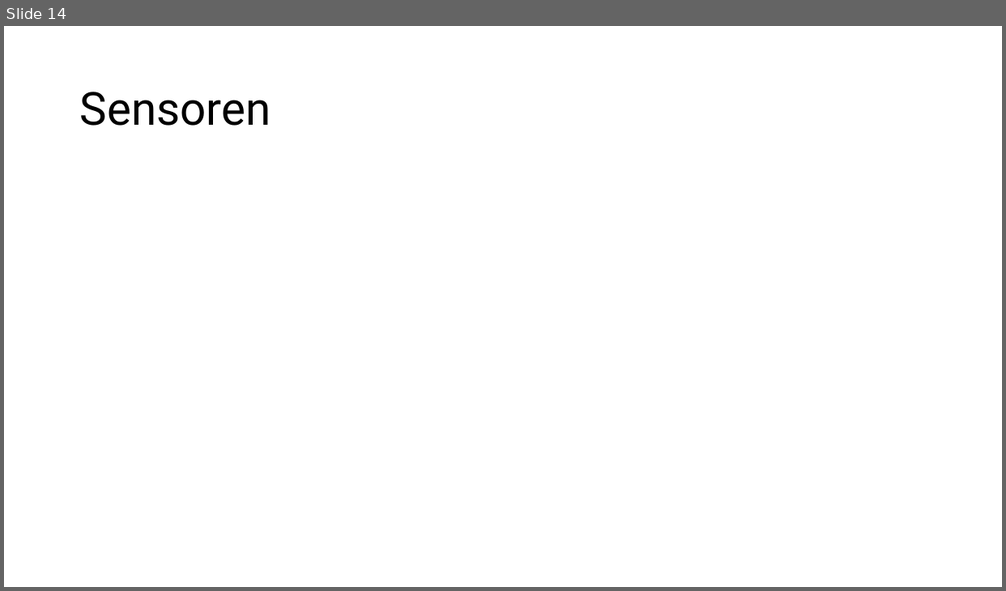
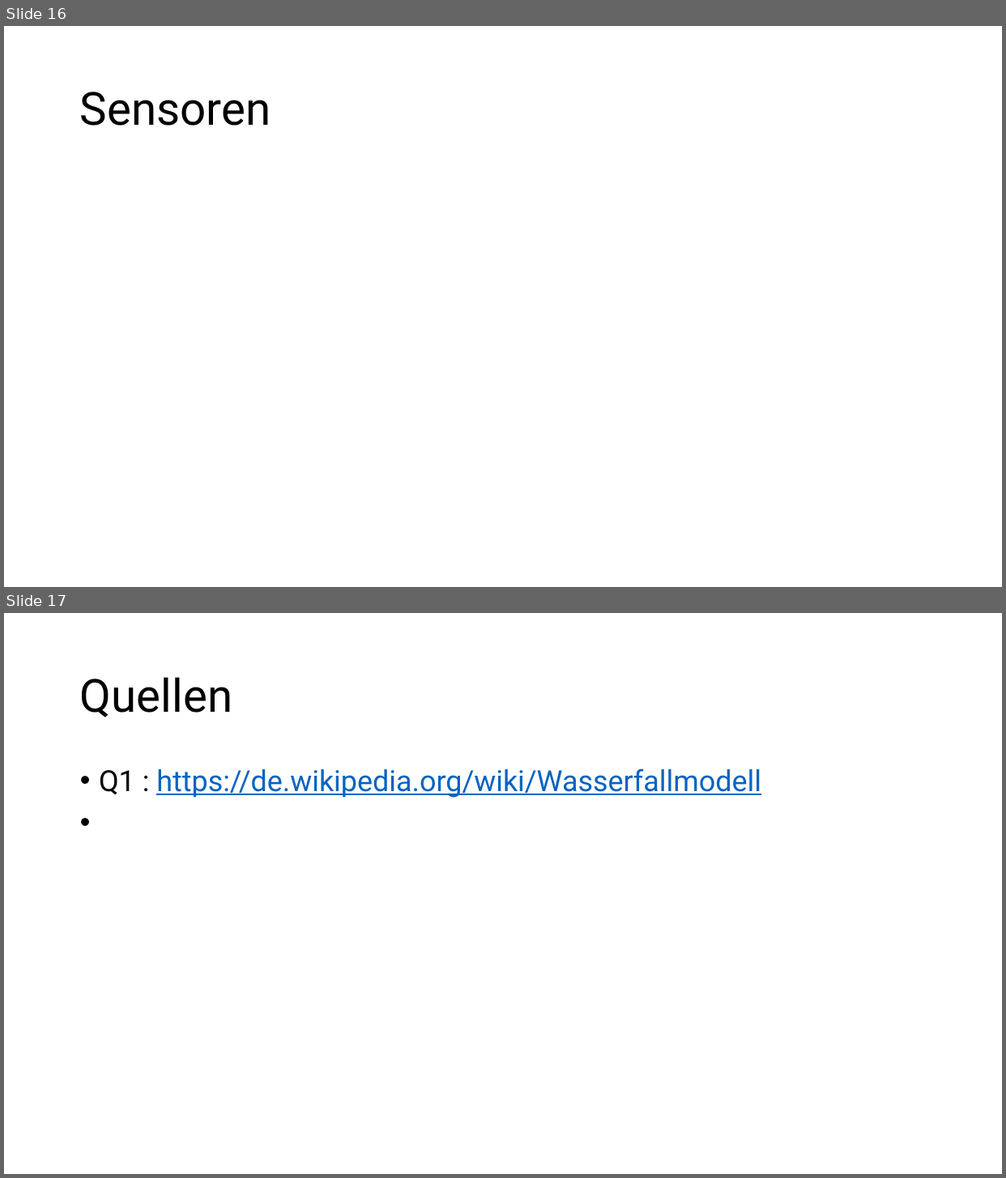
Before and after one commit to jannis1602/SmartAlarmClock, a slide deck: planung/Fachgespraech.pptx. Shown one above the other, each under a label of ours: slide 14 before the commit, slides 16 and 17 after it. The pictures are 1006x591 and 1006x1178 pixels, drawn with LibreOffice and Linux fonts; fonts in the diff are those of the drawing. Boxes give left, top, right and bottom in pixels: in the first picture for what was removed or moved away, otherwise in the second. Text is boxed around its words. In the diff, an @@ line names an element or a change of style, - is before the commit and + after.

```diff
--- a/planung/Fachgespraech.pptx
+++ b/planung/Fachgespraech.pptx
@@ slide 17 added at (x1=4, y1=613, x2=1002, y2=1174), background #FFFFFF @@
@@ title added at (x1=80, y1=677, x2=232, y2=717), 44 pt, text #000000 @@
+Quellen
@@ text added at (x1=99, y1=769, x2=761, y2=798), 28 pt, text #0563C1, underline @@
+• Q1 : https://de.wikipedia.org/wiki/Wasserfallmodell
@@ what was slide 14 is now slide 16 @@
```
Also in this commit, not shown: 2 slides changed, 4 other slides added, 2 slides removed.
